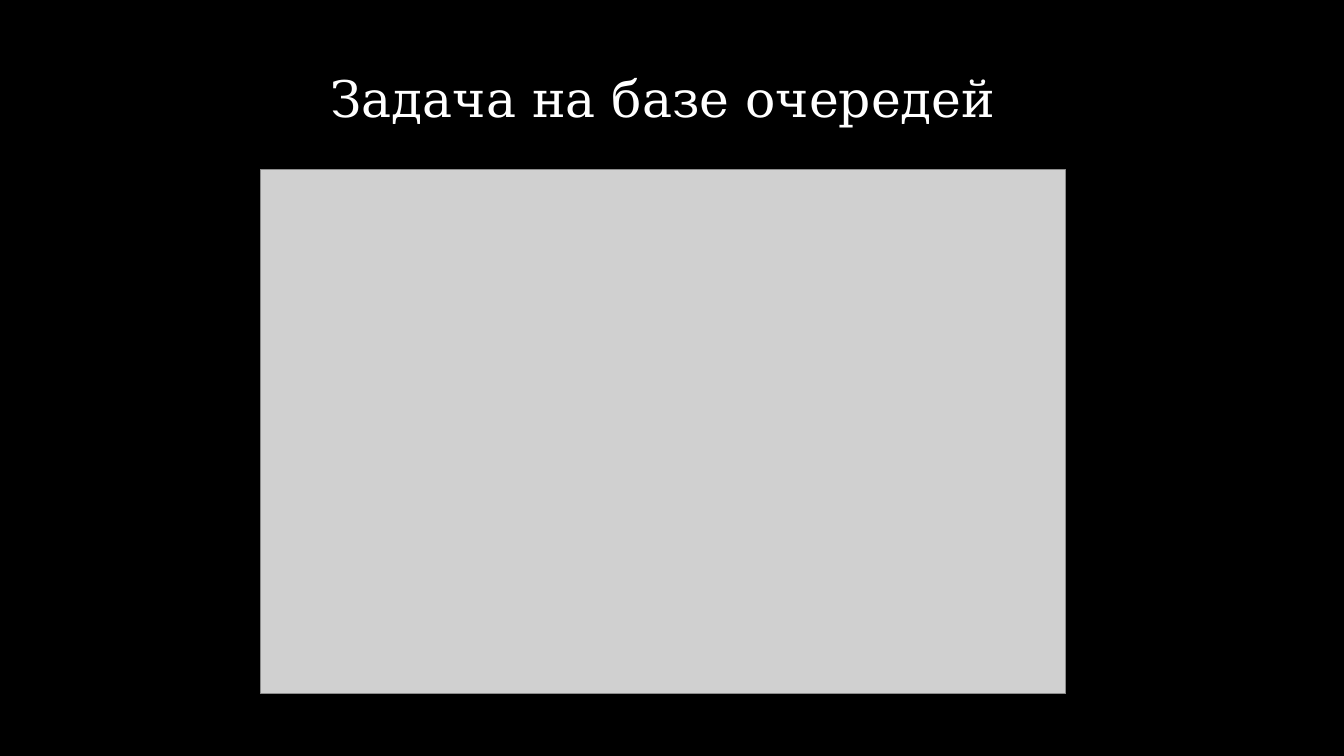
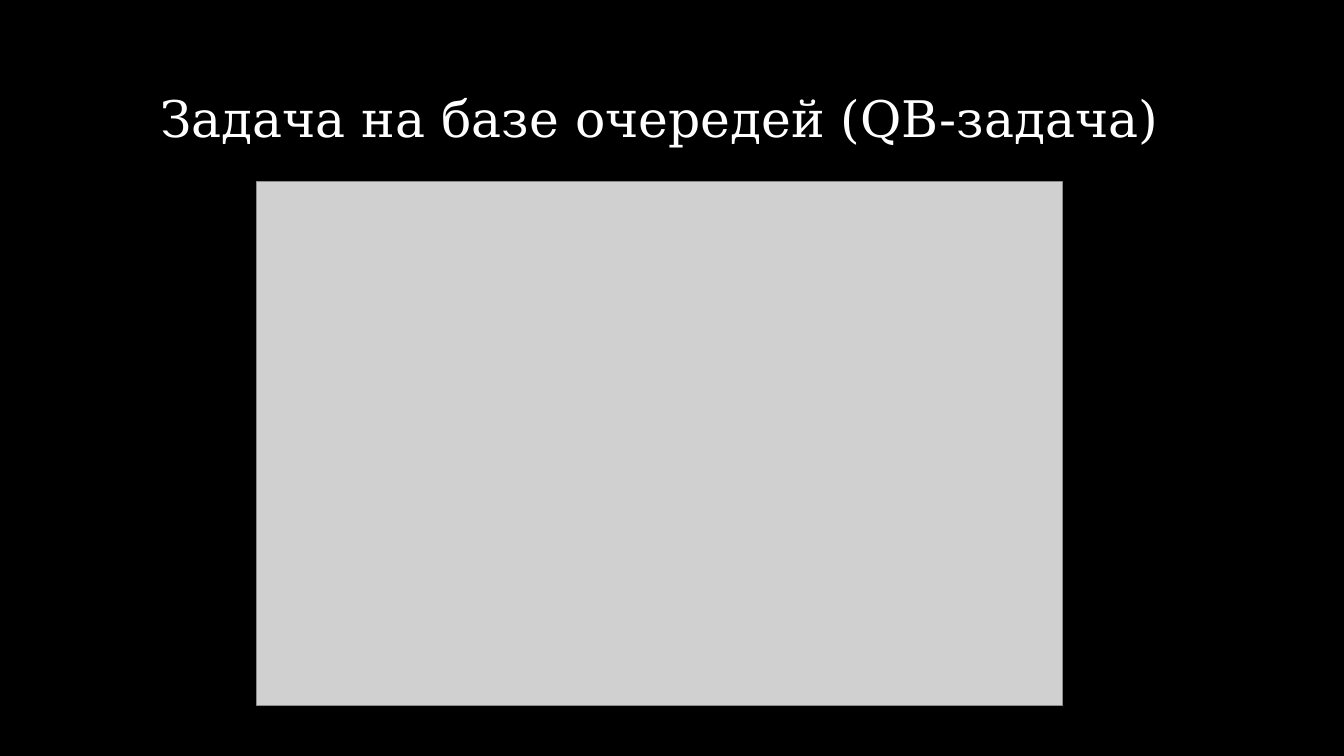
Before and after one commit to number571/go-peer, a slide deck: slide 5 of docs/hidden_lake_anonymous_network_view.pptx (slide 4 before the commit). Drawn at 1344x756 pixels with LibreOffice and Linux fonts; fonts in the diff are those of the drawing; grey boxes stand for pictures. Boxes give left, top, right and bottom in pixels: in the first picture for what was removed or moved away, otherwise in the second. Text is boxed around its words. In the diff, an @@ line names an element or a change of style, - is before the commit and + after.

```diff
--- a/docs/hidden_lake_anonymous_network_view.pptx
+++ b/docs/hidden_lake_anonymous_network_view.pptx
@@ subtitle at (160, 98, 1158, 148): text changed @@
-Задача на базе очередей
+Задача на базе очередей (QB-задача)
@@ picture: place and size @@
-picture at (260, 169, 1066, 694)
+picture at (257, 181, 1063, 706)
```
Also in this commit, not shown: 8 other slides changed, 6 slides added, 5 slides removed, 3 other files.
